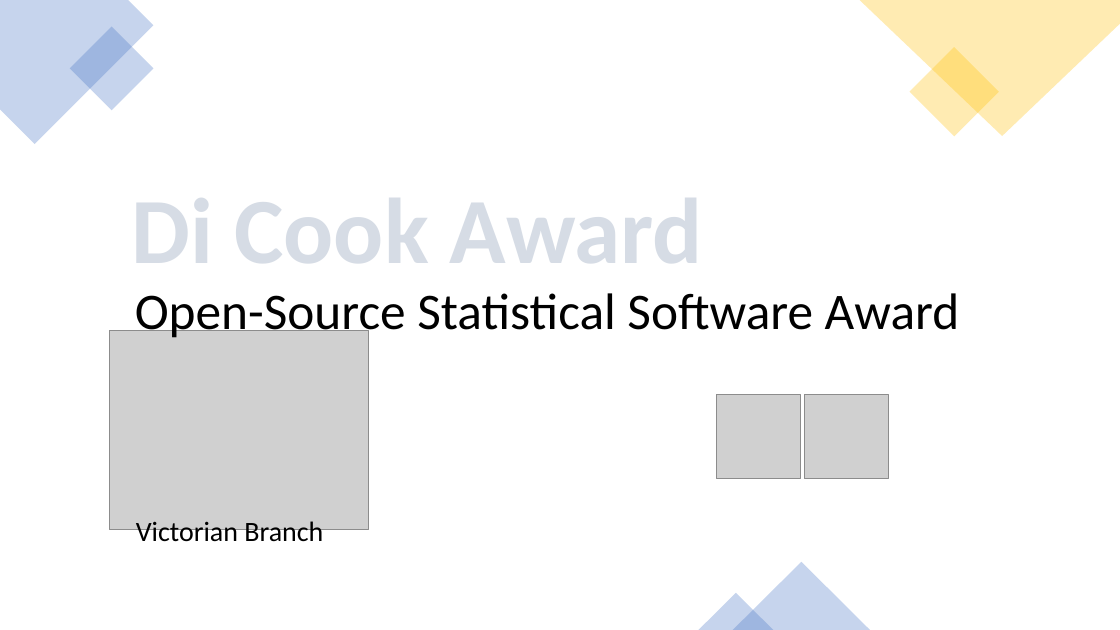
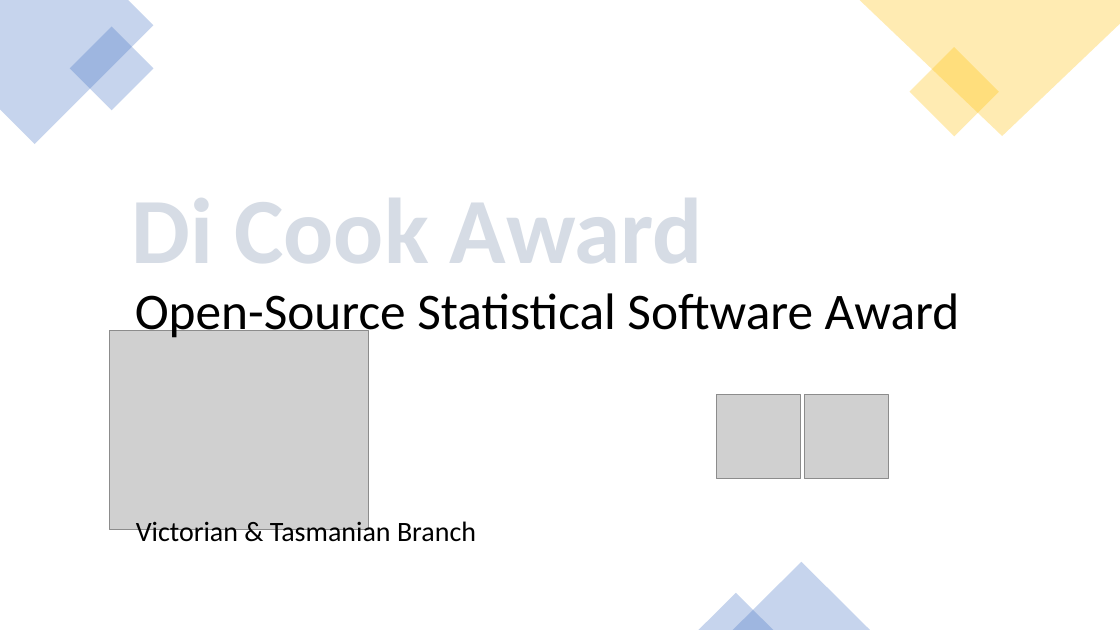
Before and after one commit to StatSocAus/dicook-award, a slide deck: slide 1 of docs/img/banner.pptx. Drawn at 1120x630 pixels with LibreOffice and Linux fonts; fonts in the diff are those of the drawing; grey boxes stand for pictures. Boxes give left, top, right and bottom in pixels: in the first picture for what was removed or moved away, otherwise in the second. Text is boxed around its words. In the diff, an @@ line names an element or a change of style, - is before the commit and + after.

Commit message:
update banner to include Tasmanian Branch

```diff
--- a/docs/img/banner.pptx
+++ b/docs/img/banner.pptx
@@ text at bbox=[136, 518, 476, 548]: text changed @@
-Victorian Branch
+Victorian & Tasmanian Branch
```
Also in this commit, not shown: 5 other files.
